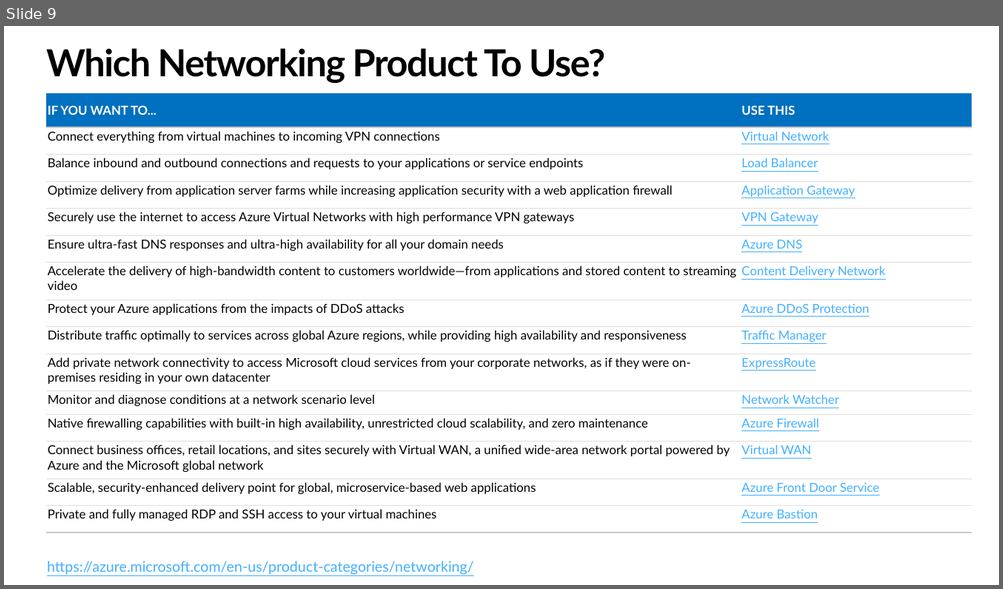
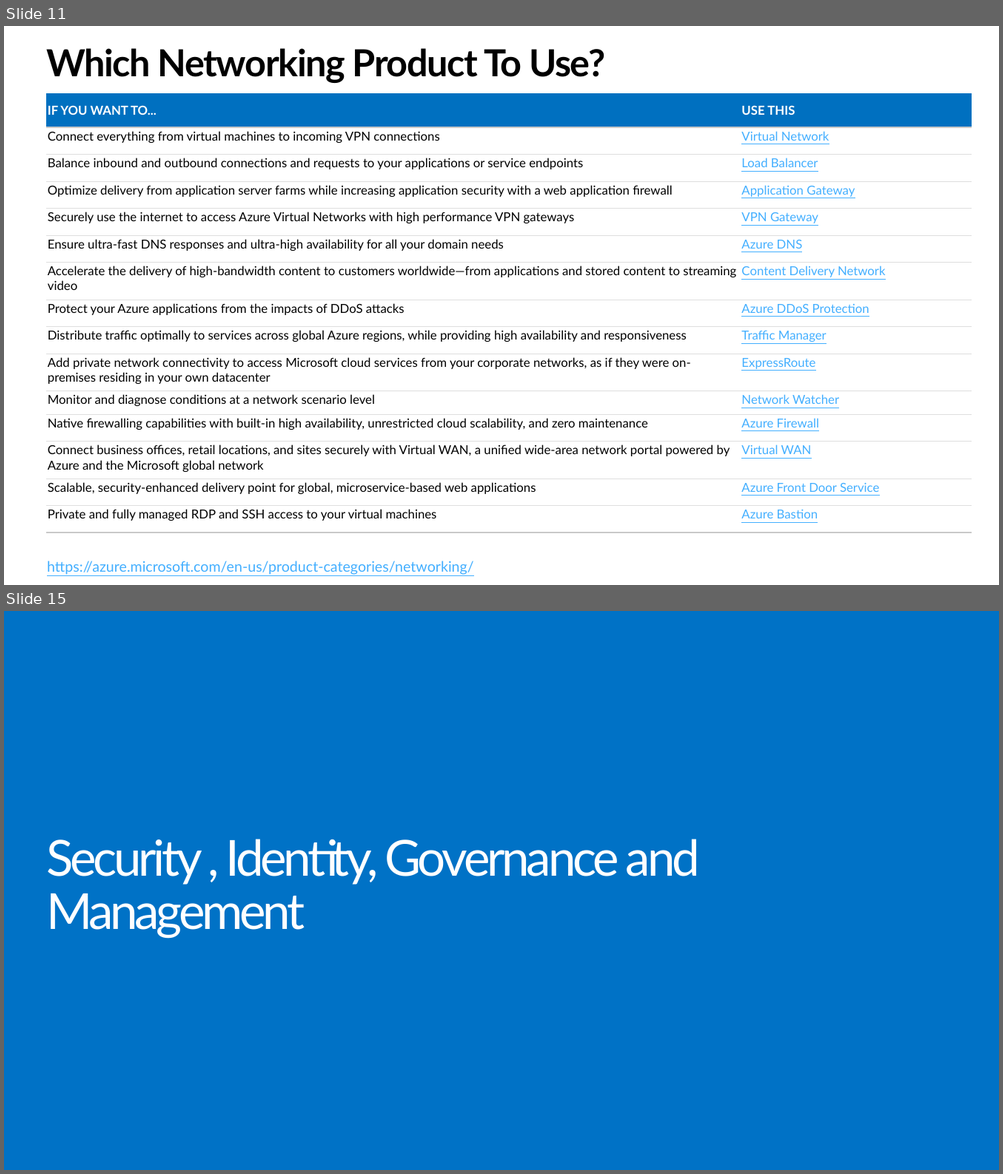
Before and after one commit to sastrykn/azserviceswhentouse, a slide deck: When to Use What-Azure Services.pptx. Shown one above the other, each under a label of ours: slide 9 before the commit, slides 11 and 15 after it; the slides between them are not shown. The pictures are 1003x589 and 1003x1174 pixels, drawn with LibreOffice and Linux fonts; fonts in the diff are those of the drawing. Boxes give left, top, right and bottom in pixels: in the first picture for what was removed or moved away, otherwise in the second. Text is boxed around its words. In the diff, an @@ line names an element or a change of style, - is before the commit and + after.

Commit message:
Add files via upload
Last Updated: 02 Sep 2019
Reviewed and Updated product slides for IaaS
New Slides
Slide 11 - Storage Durability
Slide 15 - Choose the right virtual networking architectures
Slide 27: Choosing a Data Store
Slide 28 - 32: Azure Data Migration Tools

```diff
--- a/When to Use What-Azure Services.pptx
+++ b/When to Use What-Azure Services.pptx
@@ slide 15 added at [4, 611, 999, 1170], background #0072C6 @@
@@ title added at [46, 839, 700, 939], 48 pt, text #FFFFFF @@
+Security , Identity, Governance and Management
@@ what was slide 9 is now slide 11 @@
```
Also in this commit, not shown: 9 slides changed, 11 other slides added.
